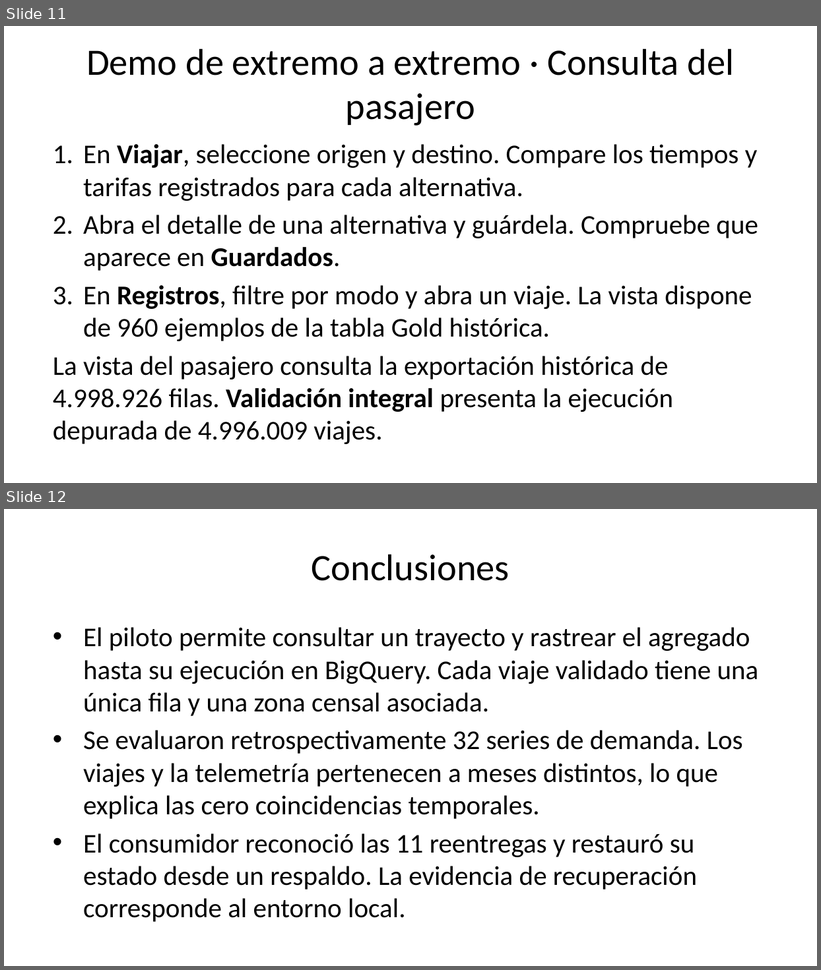
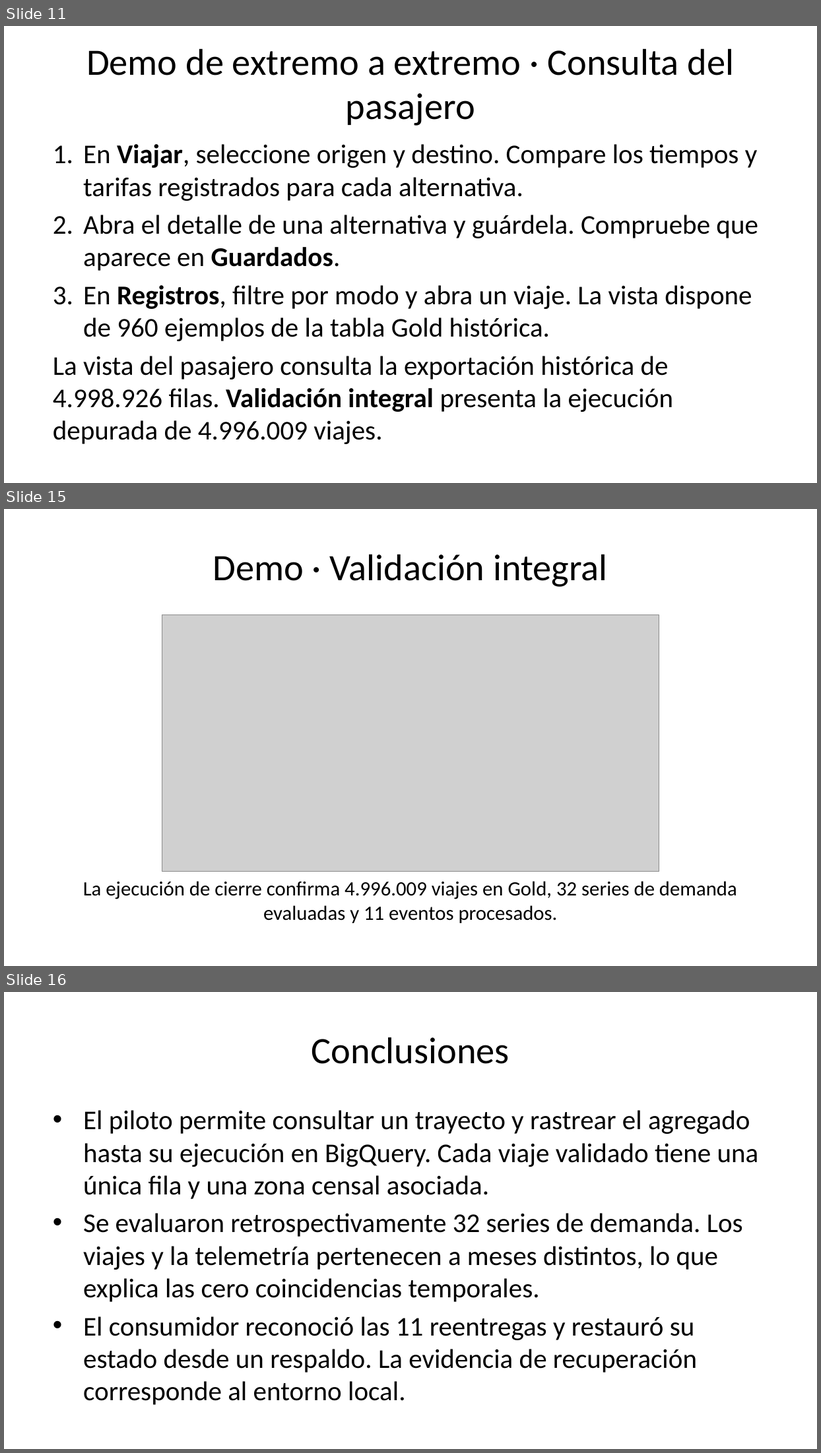
Before and after one commit to AlejandroPinedo/datalandia-lumina-smart-mobility-gcp, a slide deck: P3/entrega/Lumina-P3.pptx. Shown one above the other, each under a label of ours: slides 11 and 12 before the commit, slides 11, 15 and 16 after it; the slides between them are not shown. The pictures are 821x970 and 821x1453 pixels, drawn with LibreOffice and Linux fonts; fonts in the diff are those of the drawing; grey boxes stand for pictures. Boxes give left, top, right and bottom in pixels: in the first picture for what was removed or moved away, otherwise in the second. Text is boxed around its words. In the diff, an @@ line names an element or a change of style, - is before the commit and + after.

```diff
--- a/P3/entrega/Lumina-P3.pptx
+++ b/P3/entrega/Lumina-P3.pptx
@@ slide 15 added at [4, 509, 817, 966], background #FFFFFF @@
@@ title added at [213, 554, 607, 587], 33 pt, text #000000 @@
+Demo · Validación integral
@@ picture added at [162, 615, 659, 871] @@
@@ text added at [83, 881, 737, 923], 18 pt, text #000000 @@
+La ejecución de cierre confirma 4.996.009 viajes en Gold, 32 series de demanda evaluadas y 11 eventos procesados.
@@ what was slide 12 is now slide 16 @@
```
Also in this commit, not shown: 3 other slides added, 6 other files.
